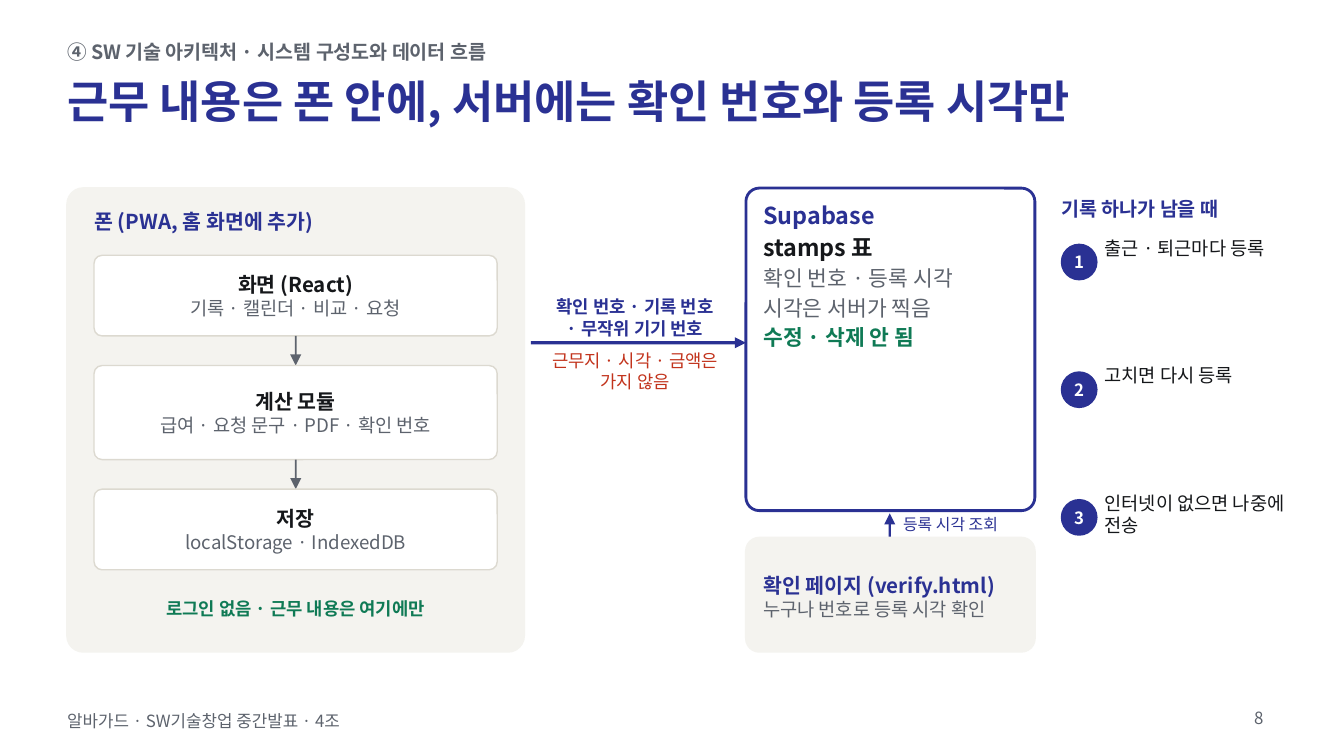
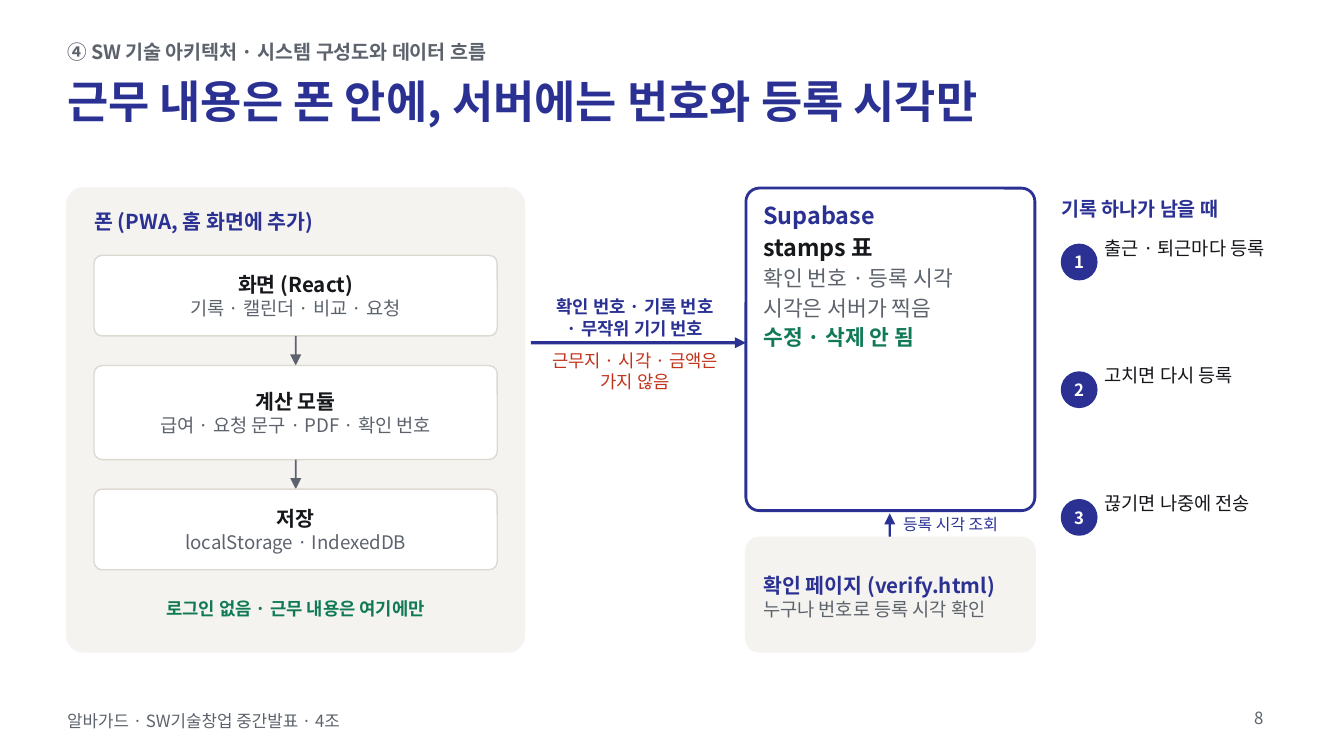
Before and after one commit to jihooni217/albaguard, a slide deck: slide 8 of docs/06_중간발표_PPT.pptx. Drawn at 1344x756 pixels with LibreOffice and Linux fonts; fonts in the diff are those of the drawing. Boxes give left, top, right and bottom in pixels: in the first picture for what was removed or moved away, otherwise in the second. Text is boxed around its words. In the diff, an @@ line names an element or a change of style, - is before the commit and + after.

```diff
--- a/docs/06_중간발표_PPT.pptx
+++ b/docs/06_중간발표_PPT.pptx
@@ title at (67,80,978,128): text changed @@
-근무 내용은 폰 안에, 서버에는 확인 번호와 등록 시각만
+근무 내용은 폰 안에, 서버에는 번호와 등록 시각만
@@ text at (1105,494,1250,512): text changed @@
-인터넷이 없으면 나중에 전송
+끊기면 나중에 전송
```
Also in this commit, not shown: 2 other slides changed, 1 other file.
